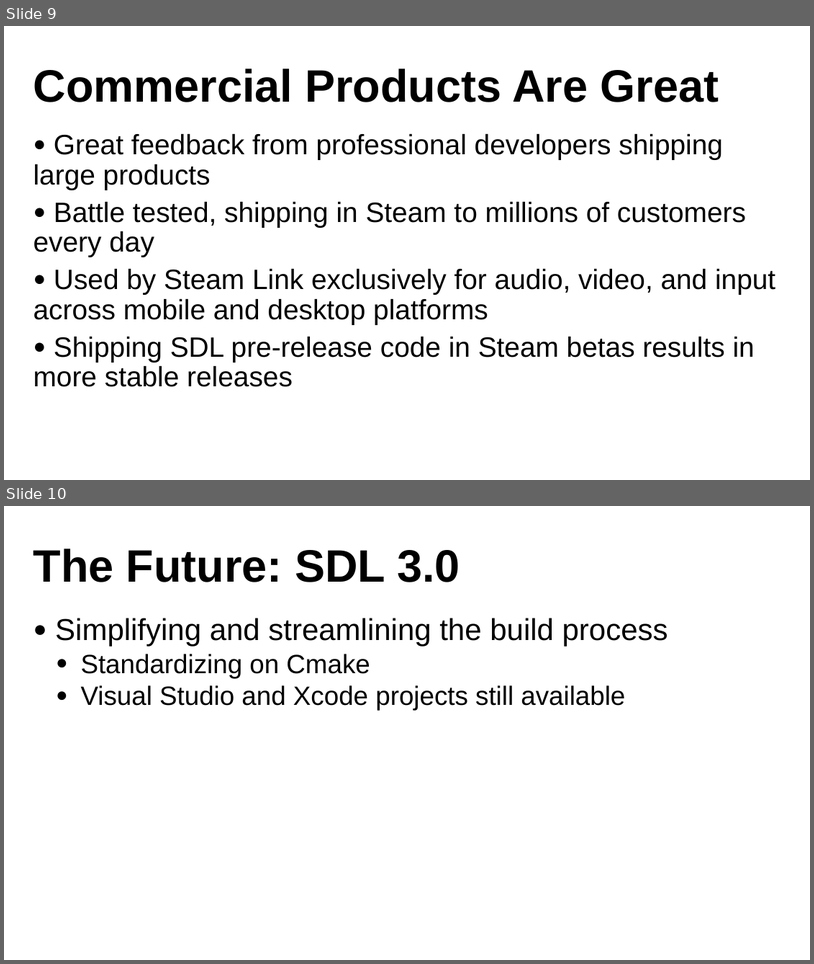
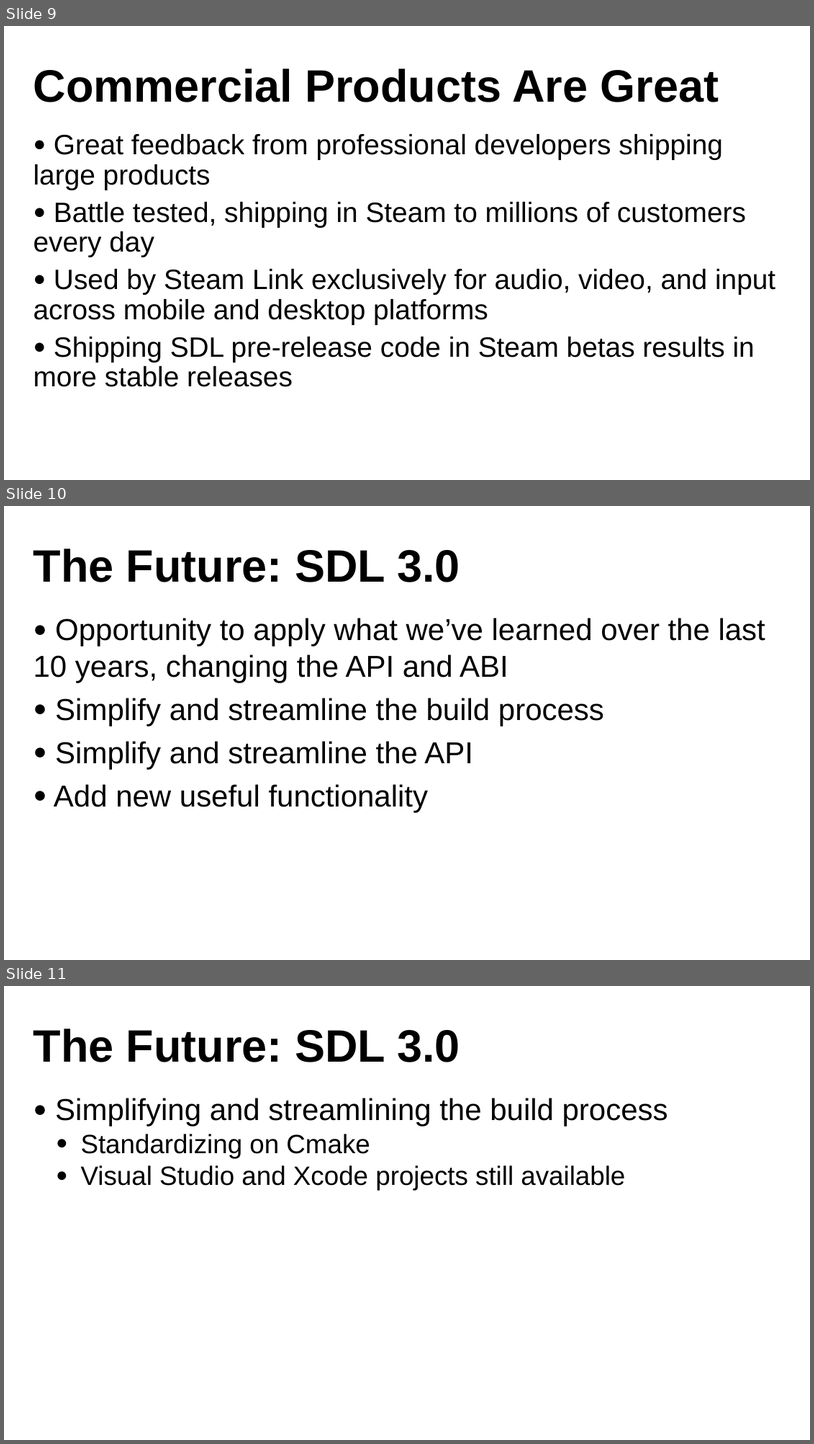
Before and after one commit to libsdl-org/sdlweb, a slide deck: gdc2023/GDC23_Presentation_SDL.pptx. Shown one above the other, each under a label of ours: slides 9 and 10 before the commit, slides 9, 10 and 11 after it. The pictures are 814x964 and 814x1444 pixels, drawn with LibreOffice and Linux fonts; fonts in the diff are those of the drawing; background and template pictures are left out. Boxes give left, top, right and bottom in pixels: in the first picture for what was removed or moved away, otherwise in the second. Text is boxed around its words. In the diff, an @@ line names an element or a change of style, - is before the commit and + after.

```diff
--- a/gdc2023/GDC23_Presentation_SDL.pptx
+++ b/gdc2023/GDC23_Presentation_SDL.pptx
@@ slide 10 added at bbox=[4, 506, 810, 960], background picture (left out) @@
@@ title added at bbox=[34, 548, 460, 582], 72 pt, text #000000, bold @@
+The Future: SDL 3.0
@@ text added at bbox=[34, 618, 766, 812], 48 pt, text #000000 @@
+● Opportunity to apply what we’ve learned over the last 10 years, changing the API and ABI
+● Simplify and streamline the build process
+● Simplify and streamline the API
+● Add new useful functionality
@@ what was slide 10 is now slide 11 @@
```
Also in this commit, not shown: 8 slides changed, 2 other slides added, 3 slides removed.
